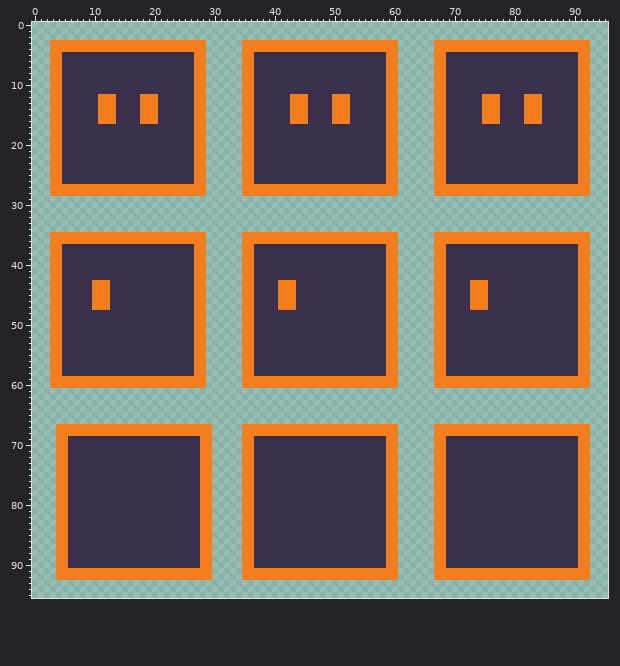
One commit to this sprite sheet: assets/images/character.png. The picture above was drawn from the file before the commit.
The file is 96x96 pixels.
The result:
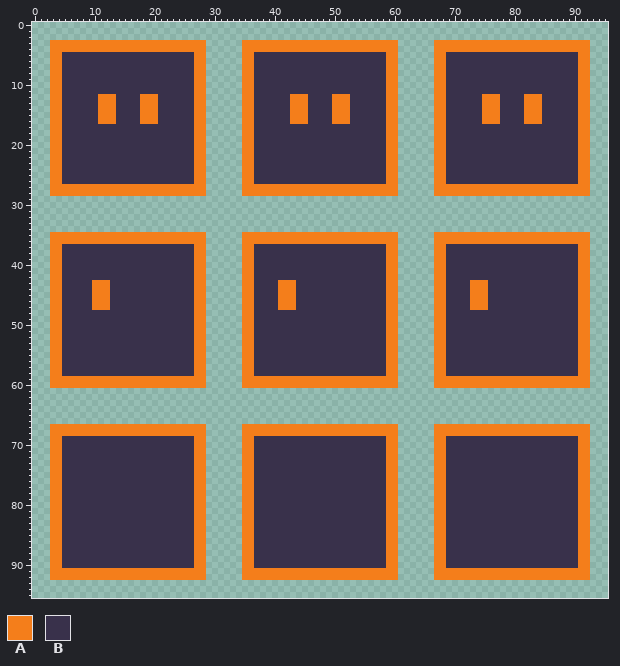
Palette (. is transparent): A #f47e1b  B #39314b
From old to new:
y 67..68: x 3 . -> A; x 29 A -> .
y 69..90: x 3 . -> A; x 5 A -> B; x 27 B -> A; x 29 A -> .
y 91..92: x 3 . -> A; x 29 A -> .
Pixel boxes of the changes (left, top, right, bottom) in both pictures:
changed: (50, 424, 68, 580)
changed: (194, 424, 212, 580)
